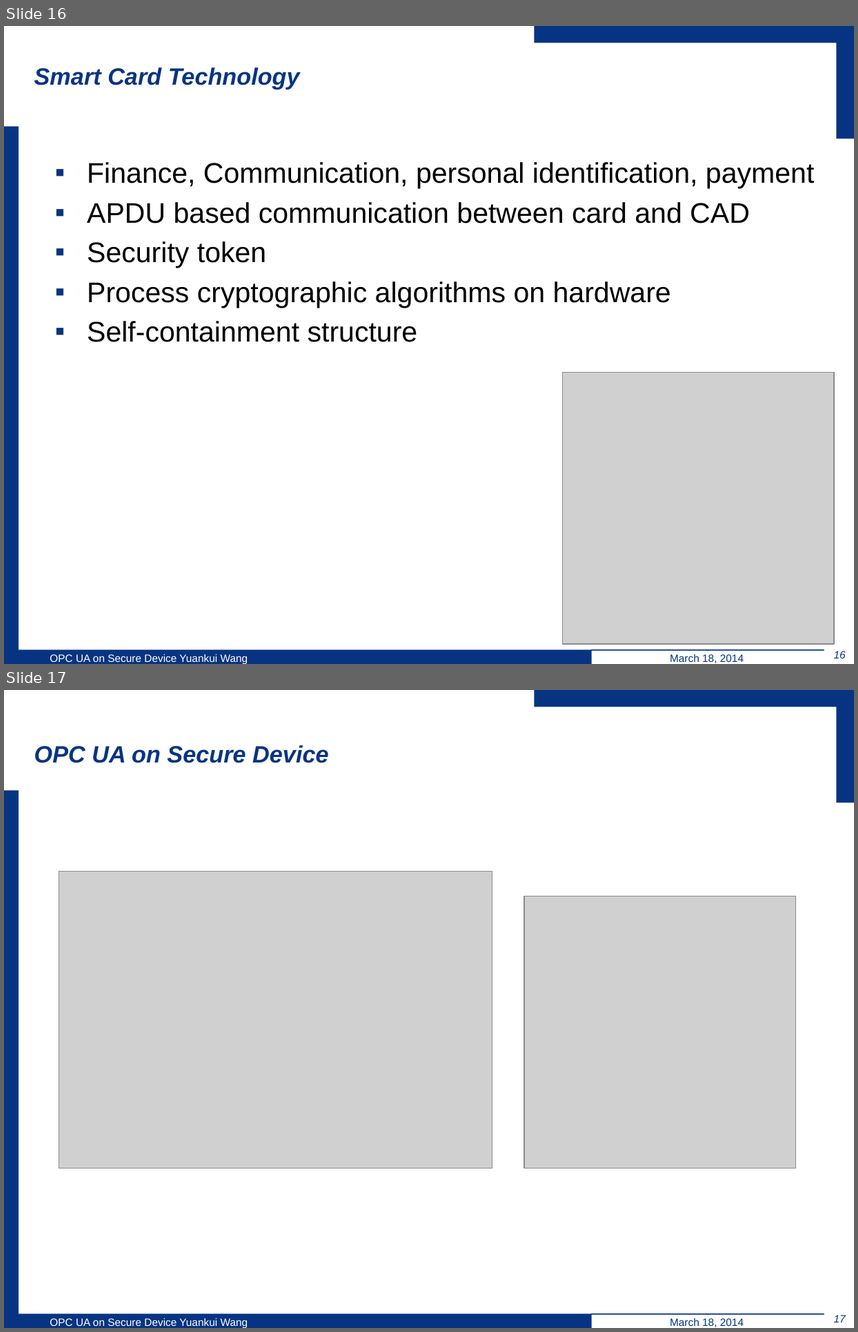
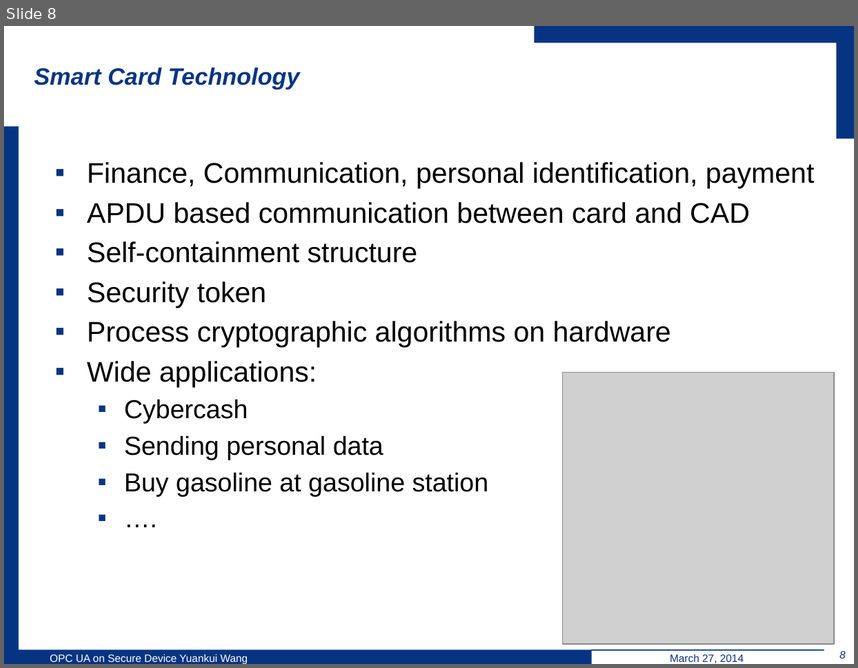
Before and after one commit to wsuetholz/opc-ua-wangyk-upb-morpho, a slide deck: ppt/Implementation Object Linking and Embedding for Processes Control.pptx. Shown one above the other, each under a label of ours: slides 16 and 17 before the commit, slide 8 after it. The pictures are 858x1332 and 858x668 pixels, drawn with LibreOffice and Linux fonts; fonts in the diff are those of the drawing; grey boxes stand for pictures; background and template pictures are left out. Boxes give left, top, right and bottom in pixels: in the first picture for what was removed or moved away, otherwise in the second. Text is boxed around its words. In the diff, an @@ line names an element or a change of style, - is before the commit and + after.

```diff
--- a/ppt/Implementation Object Linking and Embedding for Processes Control.pptx
+++ b/ppt/Implementation Object Linking and Embedding for Processes Control.pptx
@@ slide 17 removed at [4,690,854,1328], background #FFFFFF; not listed: 5 template elements that a slide beside it also shows @@
@@ title removed at [34,745,328,763] @@
-OPC UA on Secure Device
@@ picture removed at [59,871,492,1167] @@
@@ picture removed at [524,896,795,1167] @@
@@ text removed at [50,1317,248,1328] @@
-OPC UA on Secure Device Yuankui Wang
@@ text removed at [670,1318,744,1327] @@
-March 18, 2014
@@ page number removed at [834,1314,846,1322] @@
-17
@@ what was slide 16 is now slide 8 @@
@@ slide 8 changed as well @@
@@ text at [87,241,418,263]: paragraph added @@
+▪ Self-containment structure
@@ text at [87,361,489,496]: text changed; size 24 to 22 pt @@
-▪ Self-containment structure
+▪ Wide applications:
+  ▪ Cybercash
+  ▪ Sending personal data
+  ▪ Buy gasoline at gasoline station
+  ▪ ….
@@ text at [670,654,744,663]: text changed @@
-March 18, 2014
+March 27, 2014
@@ page number at [840,650,846,658]: text changed @@
-16
+8
```
Also in this commit, not shown: 15 other slides changed, 6 other slides removed.
